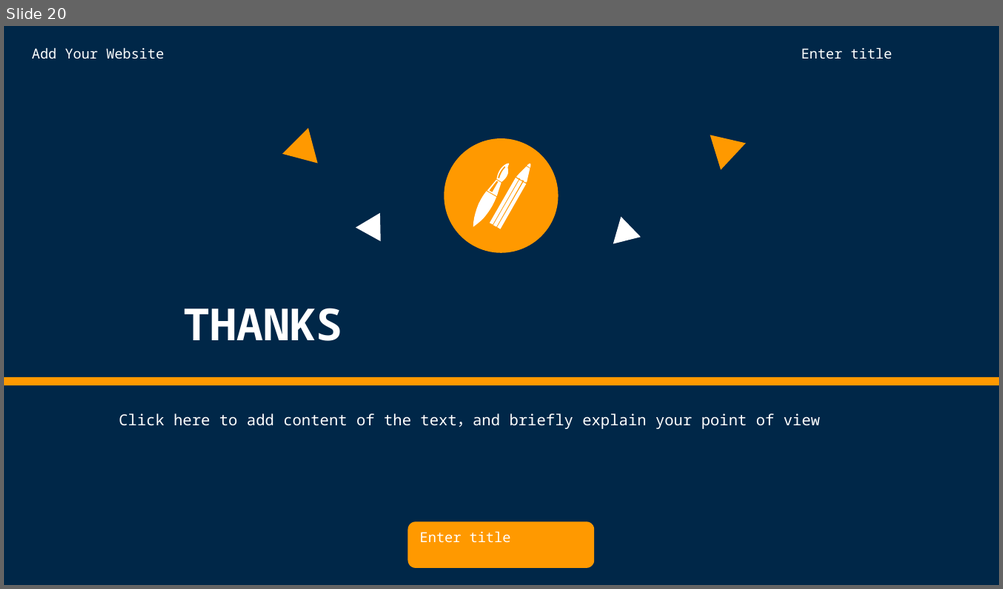
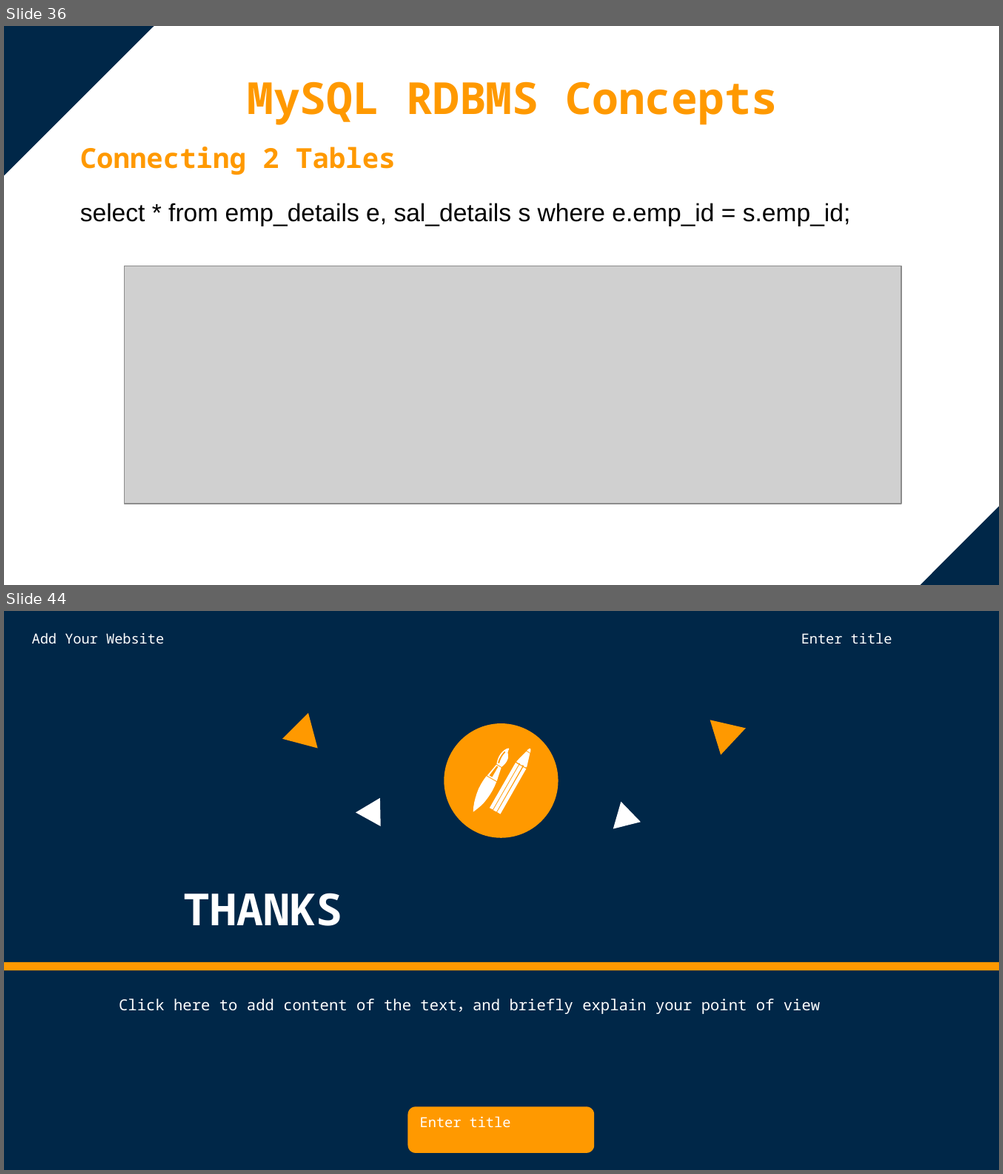
Before and after one commit to vijayadithya831/personal, a slide deck: Full Stack/SQL/Mini Project/SQL Mini Project.pptx. Shown one above the other, each under a label of ours: slide 20 before the commit, slides 36 and 44 after it; the slides between them are not shown. The pictures are 1003x589 and 1003x1174 pixels, drawn with LibreOffice and Linux fonts; fonts in the diff are those of the drawing; grey boxes stand for pictures. Boxes give left, top, right and bottom in pixels: in the first picture for what was removed or moved away, otherwise in the second. Text is boxed around its words. In the diff, an @@ line names an element or a change of style, - is before the commit and + after.

```diff
--- a/Full Stack/SQL/Mini Project/SQL Mini Project.pptx
+++ b/Full Stack/SQL/Mini Project/SQL Mini Project.pptx
@@ slide 36 added at bbox=[4, 26, 999, 585], background #FFFFFF @@
@@ right triangle added at bbox=[4, 26, 155, 178], fill #002748 @@
@@ text added at bbox=[247, 82, 777, 125], 32 pt, text #FF9900, bold @@
+MySQL RDBMS Concepts
@@ text added at bbox=[80, 147, 395, 175], 20 pt, text #FF9900, bold @@
+Connecting 2 Tables
@@ text added at bbox=[80, 203, 851, 226], 18 pt, text #000000 @@
+select * from emp_details e, sal_details s where e.emp_id = s.emp_id;
@@ picture added at bbox=[125, 266, 901, 504] @@
@@ right triangle added at bbox=[916, 504, 999, 585], fill #002748 @@
@@ what was slide 20 is now slide 44 @@
```
Also in this commit, not shown: 4 slides changed, 23 other slides added, 1 other file.
